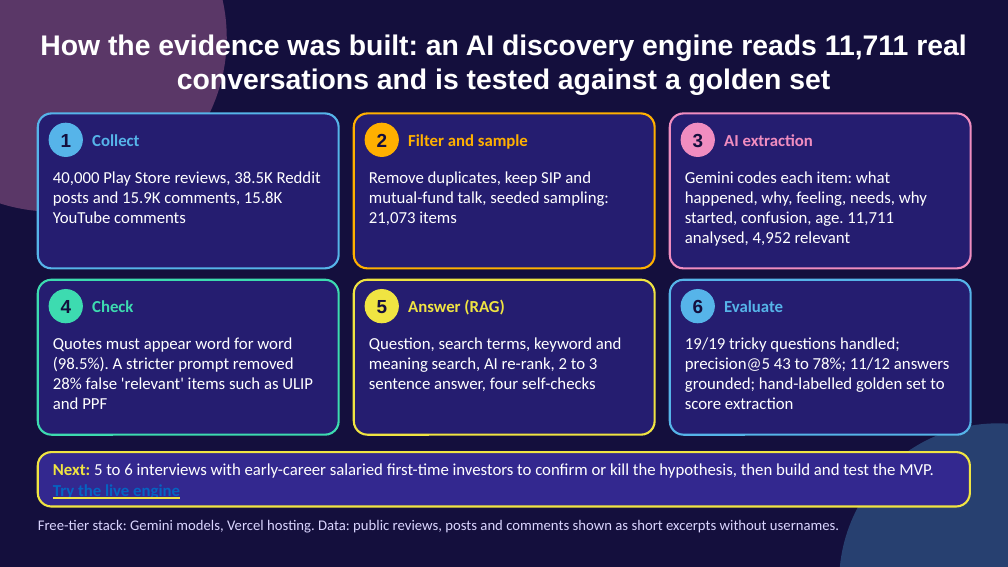
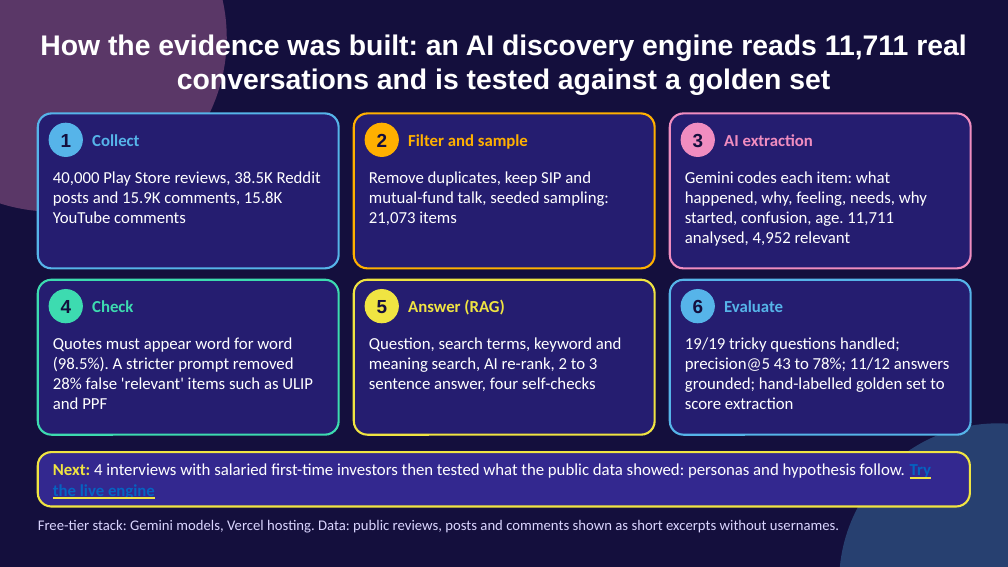
Before and after one commit to akarshita711/NEXTLEAP_GRAD_PROJECT_groww_SIP_research, a slide deck: slide 4 of deck/NL_Groww.pptx (slide 10 before the commit). Drawn at 1008x567 pixels with LibreOffice and Linux fonts; fonts in the diff are those of the drawing. Boxes give left, top, right and bottom in pixels: in the first picture for what was removed or moved away, otherwise in the second. Text is boxed around its words. In the diff, an @@ line names an element or a change of style, - is before the commit and + after.

```diff
--- a/deck/NL_Groww.pptx
+++ b/deck/NL_Groww.pptx
@@ text at bbox=[53, 463, 931, 499]: text changed @@
-Next: 5 to 6 interviews with early-career salaried first-time investors to confirm or kill the hypothesis, then build and test the MVP. Try the live engine
+Next: 4 interviews with salaried first-time investors then tested what the public data showed: personas and hypothesis follow. Try the live engine
```
Also in this commit, not shown: 3 other slides changed, 4 slides added, 4 slides removed, 6 other files.
